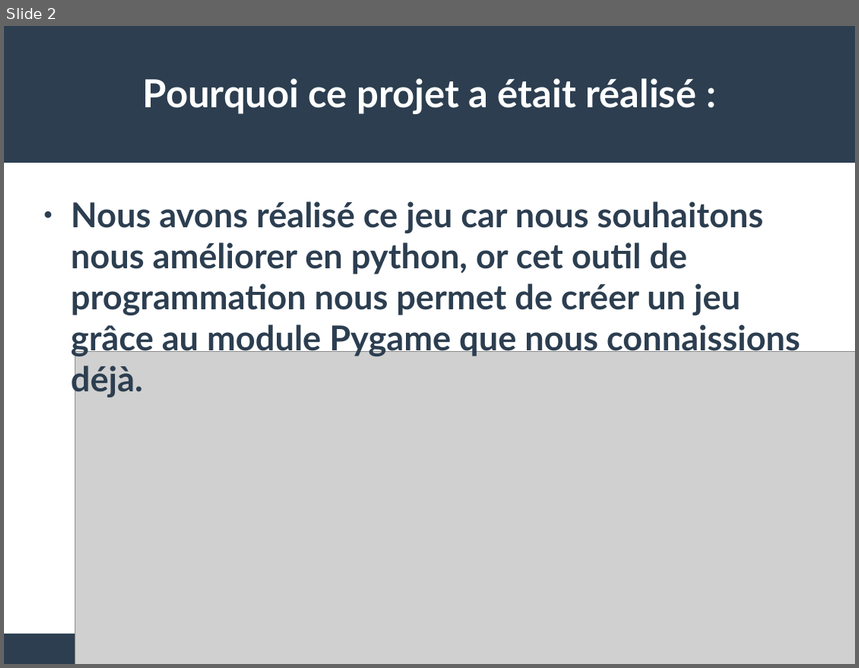
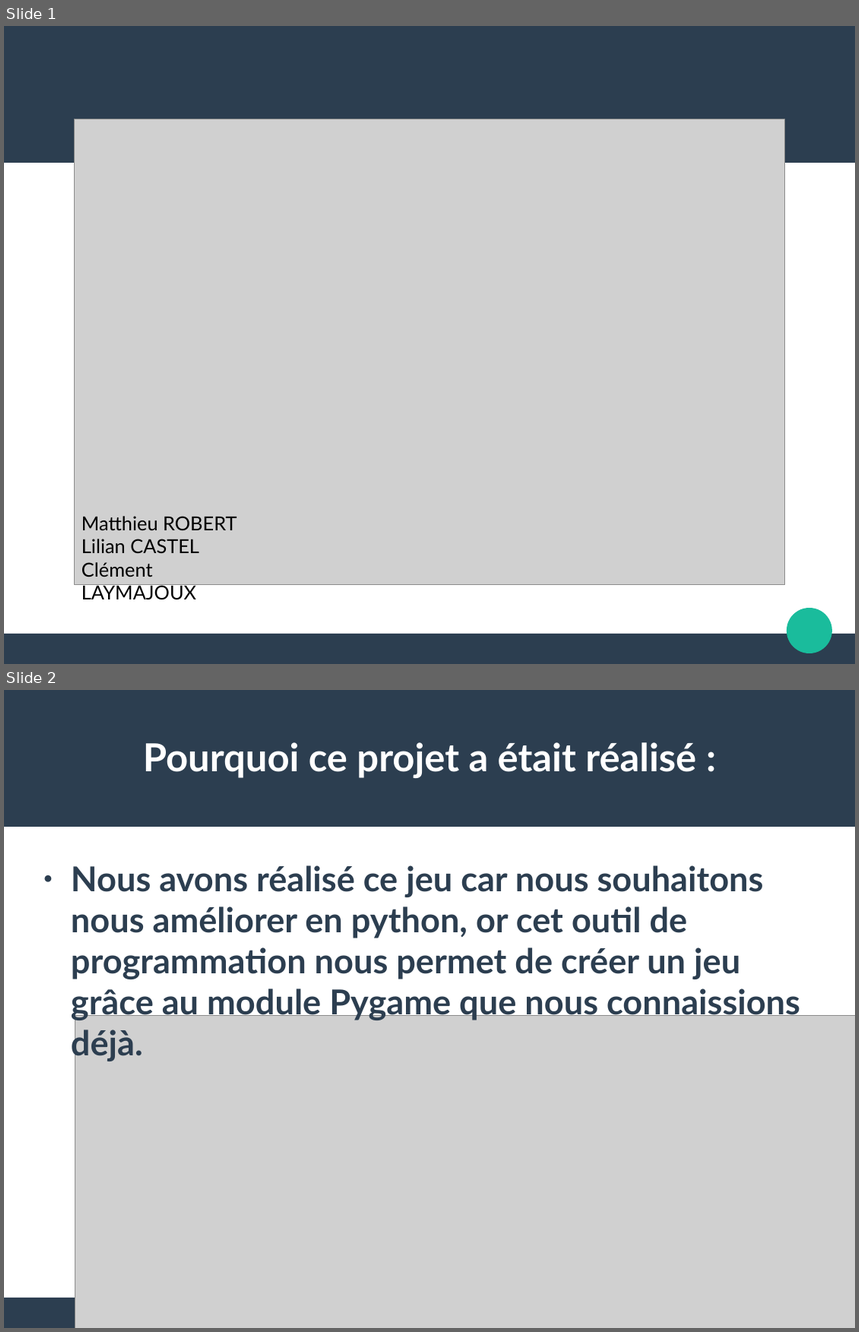
Before and after one commit to matthieurobert/Projet-ISN, a slide deck: Dossier_clément/Présentation_Clément_LAYMAJOUX.odp. Shown one above the other, each under a label of ours: slide 2 before the commit, slides 1 and 2 after it. The pictures are 859x668 and 859x1332 pixels, drawn with LibreOffice and Linux fonts; fonts in the diff are those of the drawing; grey boxes stand for pictures. Boxes give left, top, right and bottom in pixels: in the first picture for what was removed or moved away, otherwise in the second. Text is boxed around its words. In the diff, an @@ line names an element or a change of style, - is before the commit and + after.

```diff
--- a/Dossier_clément/Présentation_Clément_LAYMAJOUX.odp
+++ b/Dossier_clément/Présentation_Clément_LAYMAJOUX.odp
@@ slide 1 added at bbox=[4, 26, 855, 664], background #FFFFFF; not listed: 2 template elements that a slide beside it also shows @@
@@ picture added at bbox=[74, 119, 786, 585] @@
@@ text added at bbox=[82, 516, 237, 601], 18 pt, text #000000 @@
+Matthieu ROBERT
+Lilian CASTEL
+Clément LAYMAJOUX
@@ ellipse added at bbox=[788, 608, 833, 654], fill #1ABC9C @@
```
Also in this commit, not shown: 1 slide removed, 1 other file.
